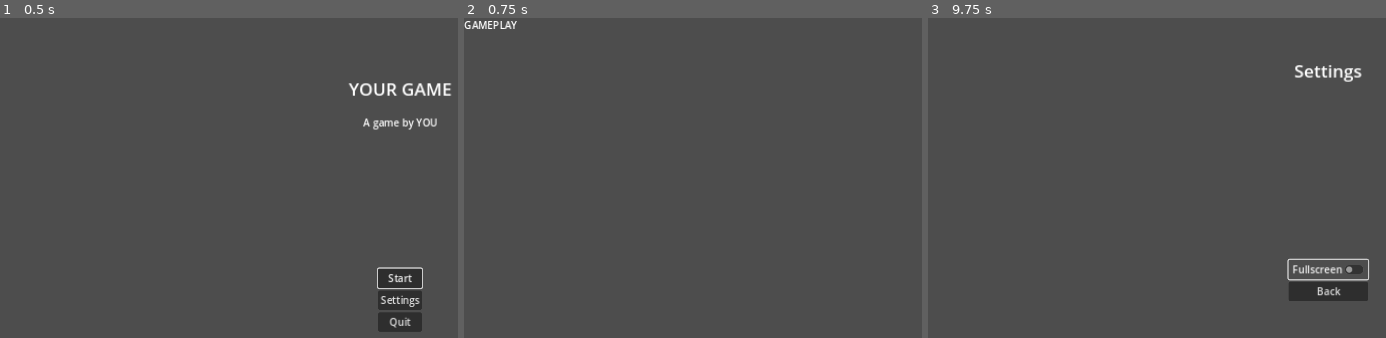
Above: before the commit, frames 1-3 (left to right).
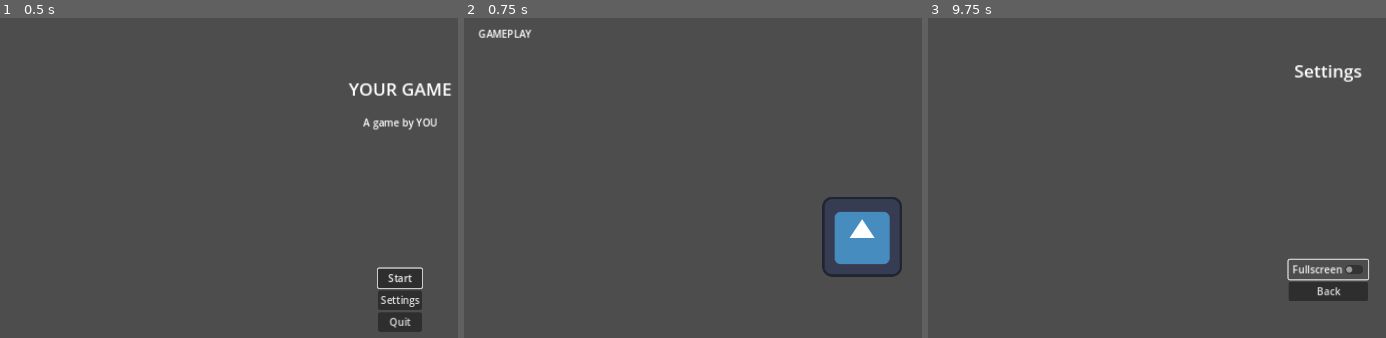
Above: after the commit, the same moments.

Repository: brettchalupa/godot_skeleton
Game: Godot game, scene res://main_menu.tscn
The game is run twice, just before and just after one commit, with the same random seed, the same clock (stepped at 60 frames per second) and the same inputs. The engine's default icon, where the game draws it, is replaced by a stand-in: a white triangle on a blue panel in a dark square.
Inputs:
- Up to frame 1 (0.5 s): no input
- Up to frame 2 (0.75 s): click "Start" at 0.5 s
- Up to frame 3 (9.75 s): tap Enter (ui_accept) at 1.25, 1.52, 2, 2.27, 2.75, 4.25, 4.52, 5, 5.27, 5.75, 6.02, 7.52, 9.02 s; click "Start" at 3.5 s; click "Start" at 8 s; click "Settings" at 9.5 s

Frame 1 is identical in both runs. In frame 2, 3.0% of the frame differs, in the area x 0-96%, y 0-81%; in frame 3, nothing differs.

Commit message:
chore: display icon in gameplay scene
so there's _something_ there

Diff:
--- a/gameplay.tscn
+++ b/gameplay.tscn
@@ -1,11 +1,18 @@
-[gd_scene load_steps=2 format=3 uid="uid://der7c3vl4w7qh"]
+[gd_scene load_steps=3 format=3 uid="uid://der7c3vl4w7qh"]
 
 [ext_resource type="Script" path="res://gameplay.gd" id="1_2de6v"]
+[ext_resource type="Texture2D" uid="uid://bgprycbqd2tbx" path="res://icon.svg" id="2_5h7lb"]
 
 [node name="Gameplay" type="Node2D"]
 script = ExtResource("1_2de6v")
 
 [node name="Title" type="Label" parent="."]
-offset_right = 40.0
-offset_bottom = 23.0
+offset_left = 23.0
+offset_top = 14.0
+offset_right = 108.0
+offset_bottom = 40.0
 text = "GAMEPLAY"
+
+[node name="Icon" type="Sprite2D" parent="."]
+position = Vector2(637, 350)
+texture = ExtResource("2_5h7lb")
